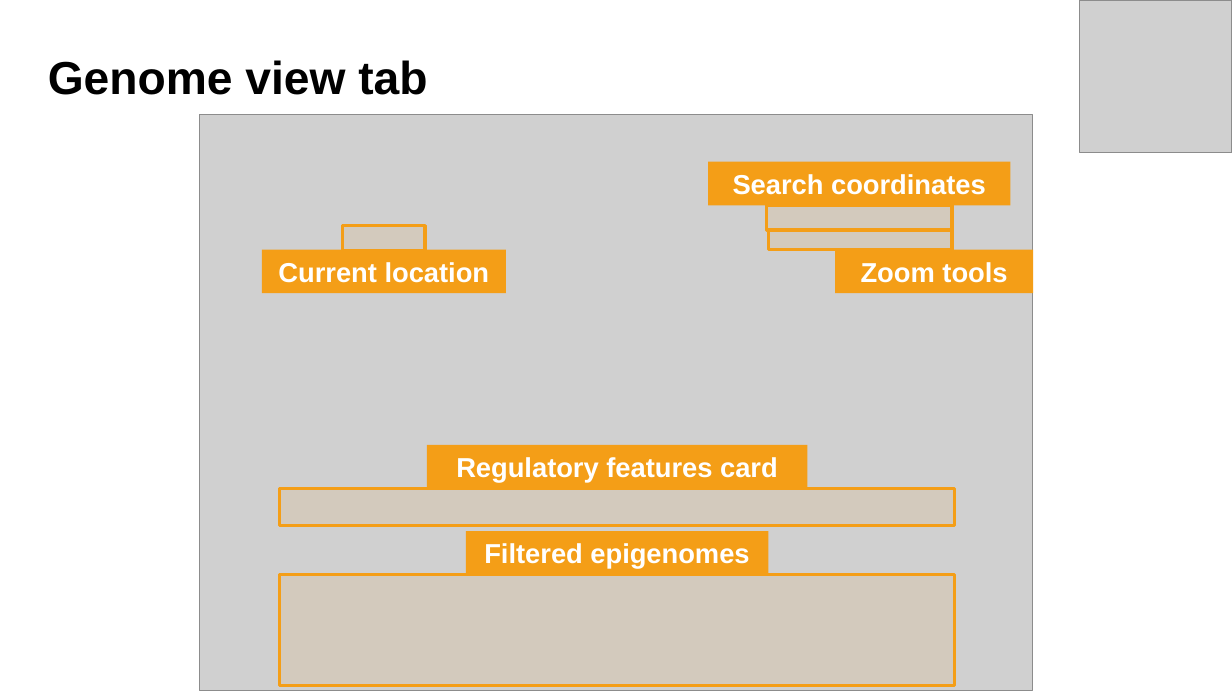
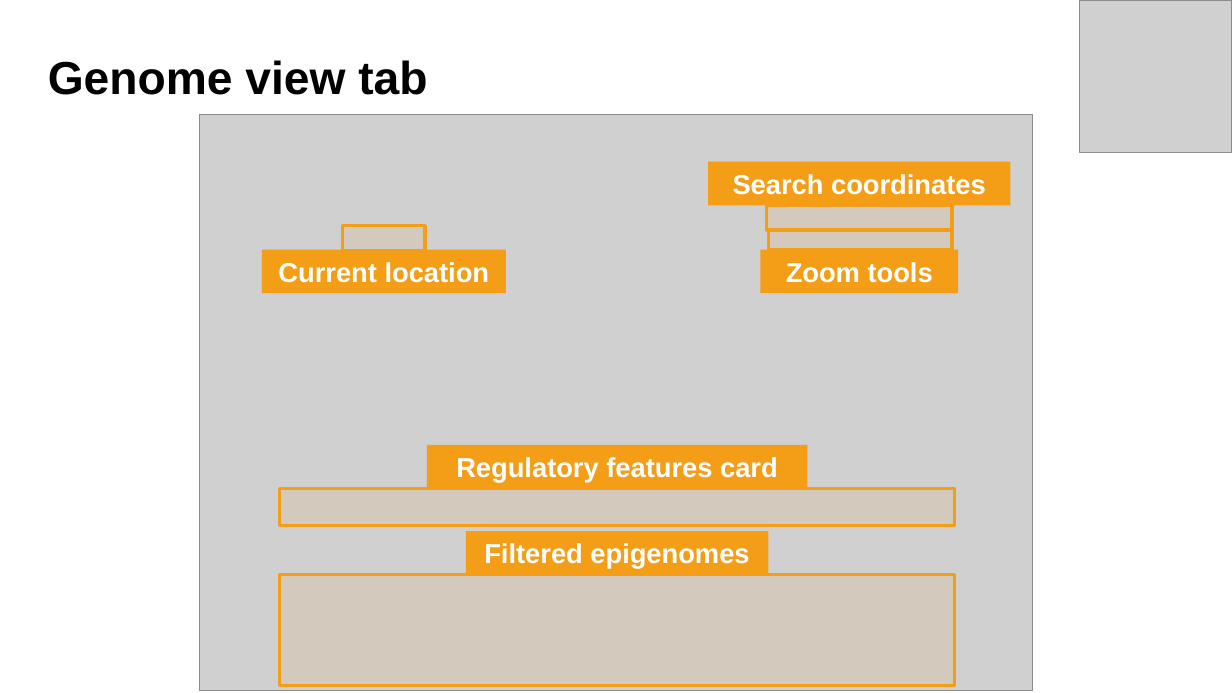
Before and after one commit to gamerino/ECCB-2026-T6, a slide deck: slide 16 of slides/Session 3 - Multi-species Catalogues of Regulatory Elements_ Ensembl.pptx. Drawn at 1232x693 pixels with LibreOffice and Linux fonts; fonts in the diff are those of the drawing; grey boxes stand for pictures; background and template pictures are left out. Boxes give left, top, right and bottom in pixels: in the first picture for what was removed or moved away, otherwise in the second. Text is boxed around its words. In the diff, an @@ line names an element or a change of style, - is before the commit and + after.

```diff
--- a/slides/Session 3 - Multi-species Catalogues of Regulatory Elements_ Ensembl.pptx
+++ b/slides/Session 3 - Multi-species Catalogues of Regulatory Elements_ Ensembl.pptx
@@ rectangle "Zoom tools" moved from (x1=835, y1=250, x2=1034, y2=293) to (x1=760, y1=250, x2=958, y2=293) @@
```
Also in this commit, not shown: 4 other slides changed, 10 other files.
